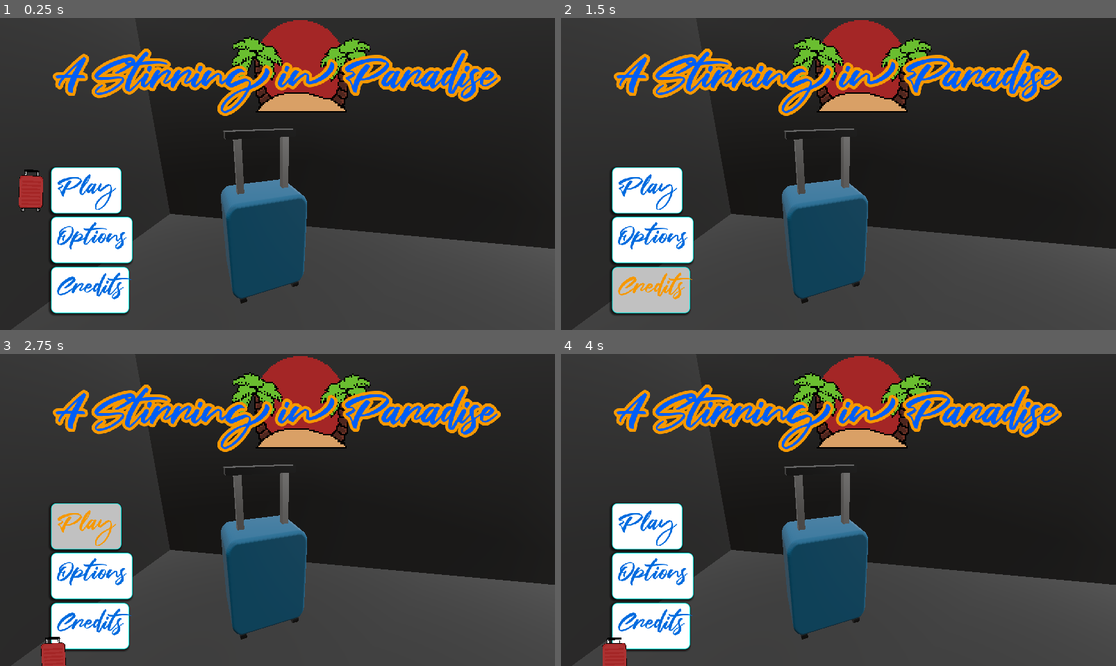
Above: before the commit, frames 1-4 (two rows, left to right).
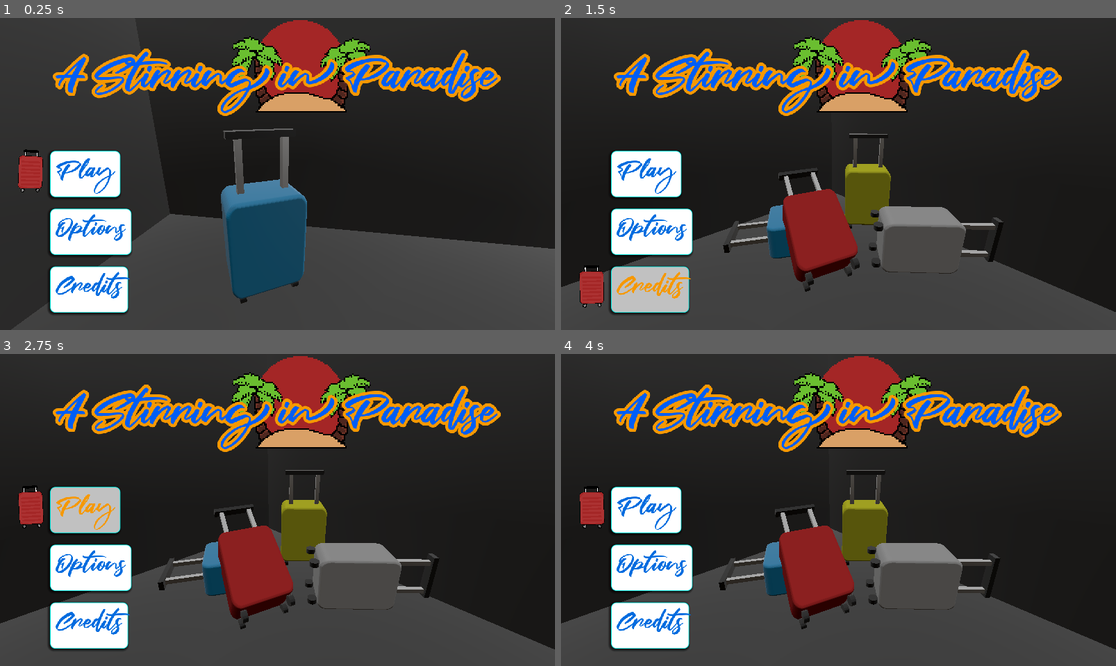
Above: after the commit, the same moments.

Repository: emilyallerdings/gwj81-expedition
Game: Godot game, scene res://Scenes/menu_testing.tscn
The game is run twice, just before and just after one commit, with the same random seed, the same clock (stepped at 60 frames per second) and the same inputs. This scene is started directly instead of the project's main scene.
Inputs (mouse positions are in pixels of both pictures, inside the frame that each line leads up to):
- Up to frame 1 (0.25 s): no input
- Up to frame 2 (1.5 s): click "Options" at 0.5 s; click "Credits" at 1.25 s
- Up to frame 3 (2.75 s): click "Play" at 2 s
- Up to frame 4 (4 s): click "Play" at 2.75 s; tap Enter at 3.5 s; move the mouse to (960, 494) at 3.52 s; hold D (right) from 3.53 s (still down)

The runs differ from the first frame. In frame 1, 4.4% of the frame differs, in the area x 3-24%, y 42-95%; in frame 2, 17%; in frame 3, 18%, in the area x 0-100%, y 35-100%; in frame 4, 18%.

Commit message:
Added camera interpolation between menus and suitcase sfx

Diff:
--- a/Scenes/main.tscn
+++ b/Scenes/main.tscn
@@ -1,9 +1,9 @@
-[gd_scene load_steps=16 format=3 uid="uid://ckjr7lbj1cxxq"]
+[gd_scene load_steps=13 format=3 uid="uid://ckjr7lbj1cxxq"]
 
 [ext_resource type="Script" uid="uid://gavvic7ehdce" path="res://Scripts/main.gd" id="1_jjgbg"]
 [ext_resource type="Material" uid="uid://be84a2c0jteaf" path="res://Materials/side_mat.tres" id="2_8gbba"]
-[ext_resource type="Script" uid="uid://bk7goqj06c30l" path="res://Scripts/player.gd" id="2_bo1nx"]
 [ext_resource type="Script" uid="uid://clhf3pglcbiyf" path="res://Scripts/pillars.gd" id="3_jjvhh"]
+[ext_resource type="PackedScene" uid="uid://hjiekxqvl8nf" path="res://Scenes/player.tscn" id="4_jjvhh"]
 
 [sub_resource type="StandardMaterial3D" id="StandardMaterial3D_7u77a"]
 albedo_color = Color(0.140447, 0.140447, 0.140447, 1)
@@ -34,16 +34,6 @@
 [sub_resource type="StandardMaterial3D" id="StandardMaterial3D_jjvhh"]
 transparency = 1
 albedo_color = Color(1, 1, 1, 0.207843)
-
-[sub_resource type="StandardMaterial3D" id="StandardMaterial3D_jjgbg"]
-albedo_color = Color(0.176419, 0.176419, 0.176419, 1)
-
-[sub_resource type="BoxMesh" id="BoxMesh_bo1nx"]
-material = SubResource("StandardMaterial3D_jjgbg")
-size = Vector3(1, 1, 2)
-
-[sub_resource type="ConvexPolygonShape3D" id="ConvexPolygonShape3D_jjgbg"]
-points = PackedVector3Array(0.5, 0.5, 1, 0.5, -0.5, 1, 0.5, 0.5, -1, -0.5, 0.5, 1, -0.5, -0.5, 1, 0.5, -0.5, -1, -0.5, 0.5, -1, -0.5, -0.5, -1)
 
 [node name="Main" type="Node3D"]
 script = ExtResource("1_jjgbg")
@@ -101,16 +91,7 @@
 current = true
 fov = 80.0
 
-[node name="Player" type="CharacterBody3D" parent="."]
-script = ExtResource("2_bo1nx")
-
-[node name="MeshInstance3D" type="MeshInstance3D" parent="Player"]
-transform = Transform3D(1, 0, 0, 0, 0.965926, -0.258819, 0, 0.258819, 0.965926, 0, 3.9, 0)
-mesh = SubResource("BoxMesh_bo1nx")
-
-[node name="CollisionShape3D" type="CollisionShape3D" parent="Player"]
-transform = Transform3D(1, 0, 0, 0, 0.965926, -0.258819, 0, 0.258819, 0.965926, 0, 3.9, 0)
-shape = SubResource("ConvexPolygonShape3D_jjgbg")
+[node name="Player" parent="." instance=ExtResource("4_jjvhh")]
 
 [node name="DirectionalLight3D" type="DirectionalLight3D" parent="."]
 transform = Transform3D(0.602206, -0.740214, 0.299052, 0.210739, 0.508695, 0.834756, -0.770025, -0.439673, 0.462331, 0, 0, 0)
--- a/Scenes/menu_testing.tscn
+++ b/Scenes/menu_testing.tscn
@@ -33,10 +33,19 @@
 shader_parameter/rotation = 1.49012e-07
 shader_parameter/mouse_screen_pos_test = Vector2(0, 0)
 
+[sub_resource type="StandardMaterial3D" id="StandardMaterial3D_fbgsc"]
+albedo_color = Color(0.552962, 1.35969e-06, 4.81307e-07, 1)
+
+[sub_resource type="StandardMaterial3D" id="StandardMaterial3D_ni8b3"]
+albedo_color = Color(0.620041, 0.620041, 0, 1)
+
+[sub_resource type="StandardMaterial3D" id="StandardMaterial3D_vxmc4"]
+albedo_color = Color(0.521141, 0.521141, 0.521141, 1)
+
 [node name="Main Menu" type="Node3D"]
 script = ExtResource("1_34v3d")
 
-[node name="Camera3D" type="Camera3D" parent="."]
+[node name="Main Menu Camera" type="Camera3D" parent="."]
 transform = Transform3D(-0.815615, -0.17541, 0.551366, 0, 0.952938, 0.303165, -0.578596, 0.247266, -0.77723, 25.7932, 17.8789, 20.6814)
 
 [node name="selectionroom" parent="." instance=ExtResource("1_m6x4c")]
@@ -73,33 +82,45 @@
 vertical_alignment = 1
 
 [node name="Play" type="Button" parent="Main Menu UI"]
-layout_mode = 0
-offset_left = 116.0
-offset_top = 315.0
-offset_right = 242.0
-offset_bottom = 401.0
+layout_mode = 1
+anchors_preset = 4
+anchor_top = 0.5
+anchor_bottom = 0.5
+offset_left = 114.0
+offset_top = -43.0
+offset_right = 240.0
+offset_bottom = 43.0
+grow_vertical = 2
 theme = ExtResource("2_5dbda")
 theme_override_fonts/font = ExtResource("3_ycoxo")
 theme_override_font_sizes/font_size = 50
 text = "Play"
 
 [node name="Options" type="Button" parent="Main Menu UI"]
-layout_mode = 0
-offset_left = 116.0
-offset_top = 418.0
-offset_right = 265.0
-offset_bottom = 504.0
+layout_mode = 1
+anchors_preset = 4
+anchor_top = 0.5
+anchor_bottom = 0.5
+offset_left = 114.0
+offset_top = 77.0
+offset_right = 263.0
+offset_bottom = 163.0
+grow_vertical = 2
 theme = ExtResource("2_5dbda")
 theme_override_fonts/font = ExtResource("3_ycoxo")
 theme_override_font_sizes/font_size = 50
 text = "Options"
 
 [node name="Credits" type="Button" parent="Main Menu UI"]
-layout_mode = 0
-offset_left = 116.0
-offset_top = 522.0
-offset_right = 258.0
-offset_bottom = 608.0
+layout_mode = 1
+anchors_preset = 4
+anchor_top = 0.5
+anchor_bottom = 0.5
+offset_left = 114.0
+offset_top = 197.0
+offset_right = 256.0
+offset_bottom = 283.0
+grow_vertical = 2
 theme = ExtResource("2_5dbda")
 theme_override_fonts/font = ExtResource("3_ycoxo")
 theme_override_font_sizes/font_size = 50
@@ -111,7 +132,7 @@
 scale = Vector2(3, 3)
 texture = ExtResource("4_ycoxo")
 
-[node name="SuitecaseSprite" type="Sprite2D" parent="."]
+[node name="SuitecaseSprite" type="Sprite2D" parent="Main Menu UI"]
 material = SubResource("ShaderMaterial_fbgsc")
 position = Vector2(65, 357)
 scale = Vector2(0.785156, 0.785156)
@@ -120,9 +141,39 @@
 [node name="luggage" parent="." instance=ExtResource("8_vxmc4")]
 transform = Transform3D(0.258819, 0, 0.965926, 0, 1, 0, -0.965926, 0, 0.258819, 18.3622, 3, 33.2047)
 
+[node name="Options Menu" type="Node3D" parent="."]
+
+[node name="luggage2" parent="Options Menu" instance=ExtResource("8_vxmc4")]
+transform = Transform3D(1.13133e-08, 0.258819, 0.965926, 1, -4.37114e-08, 0, 4.2222e-08, 0.965926, -0.258819, -13.0736, 5.31538, -2.23038)
+
+[node name="luggage3" parent="Options Menu" instance=ExtResource("8_vxmc4")]
+transform = Transform3D(0.5, -0.75, 0.433013, 0.836136, 0.548295, -0.0158119, -0.22556, 0.369963, 0.901249, -4.37206, 4.31538, -1.60532)
+
+[node name="Case" parent="Options Menu/luggage3" index="0"]
+surface_material_override/0 = SubResource("StandardMaterial3D_fbgsc")
+
+[node name="luggage4" parent="Options Menu" instance=ExtResource("8_vxmc4")]
+transform = Transform3D(1, 0, 0, 0, 1, 0, 0, 0, 1, -16.4532, 3, -5.76783)
+
+[node name="Case" parent="Options Menu/luggage4" index="0"]
+surface_material_override/0 = SubResource("StandardMaterial3D_ni8b3")
+
+[node name="luggage5" parent="Options Menu" instance=ExtResource("8_vxmc4")]
+transform = Transform3D(1, 0, 0, 0, -4.37114e-08, 1, 0, -1, -4.37114e-08, -8.75903, 6, -5.67985)
+
+[node name="Case" parent="Options Menu/luggage5" index="0"]
+surface_material_override/0 = SubResource("StandardMaterial3D_vxmc4")
+
+[node name="Options Menu Camera" type="Camera3D" parent="Options Menu"]
+transform = Transform3D(-0.0243974, -0.303075, 0.952654, 0, 0.952938, 0.303165, -0.999702, 0.00739644, -0.0232492, 10.6243, 19.6267, -2.90478)
+
 [connection signal="mouse_entered" from="Main Menu UI/Play" to="." method="_on_play_mouse_entered"]
 [connection signal="pressed" from="Main Menu UI/Play" to="." method="_on_play_pressed"]
 [connection signal="mouse_entered" from="Main Menu UI/Options" to="." method="_on_options_mouse_entered"]
 [connection signal="pressed" from="Main Menu UI/Options" to="." method="_on_options_pressed"]
 [connection signal="mouse_entered" from="Main Menu UI/Credits" to="." method="_on_credits_mouse_entered"]
 [connection signal="pressed" from="Main Menu UI/Credits" to="." method="_on_credits_pressed"]
+
+[editable path="Options Menu/luggage3"]
+[editable path="Options Menu/luggage4"]
+[editable path="Options Menu/luggage5"]
--- /dev/null
+++ b/Scenes/player.tscn
@@ -0,0 +1,29 @@
+[gd_scene load_steps=6 format=3 uid="uid://hjiekxqvl8nf"]
+
+[ext_resource type="Script" uid="uid://bk7goqj06c30l" path="res://Scripts/player.gd" id="1_cvnsp"]
+[ext_resource type="PackedScene" uid="uid://c3st1sbq1ewwj" path="res://Scenes/luggage.tscn" id="2_6t5aa"]
+
+[sub_resource type="StandardMaterial3D" id="StandardMaterial3D_jjgbg"]
+albedo_color = Color(0.176419, 0.176419, 0.176419, 1)
+
+[sub_resource type="BoxMesh" id="BoxMesh_bo1nx"]
+material = SubResource("StandardMaterial3D_jjgbg")
+size = Vector3(1, 1, 2)
+
+[sub_resource type="ConvexPolygonShape3D" id="ConvexPolygonShape3D_jjgbg"]
+points = PackedVector3Array(0.5, 0.5, 1, 0.5, -0.5, 1, 0.5, 0.5, -1, -0.5, 0.5, 1, -0.5, -0.5, 1, 0.5, -0.5, -1, -0.5, 0.5, -1, -0.5, -0.5, -1)
+
+[node name="Player" type="CharacterBody3D"]
+script = ExtResource("1_cvnsp")
+
+[node name="MeshInstance3D" type="MeshInstance3D" parent="."]
+transform = Transform3D(1, 0, 0, 0, 0.965926, -0.258819, 0, 0.258819, 0.965926, 0, 3.9, 0)
+visible = false
+mesh = SubResource("BoxMesh_bo1nx")
+
+[node name="CollisionShape3D" type="CollisionShape3D" parent="."]
+transform = Transform3D(1, 0, 0, 0, 0.965926, -0.258819, 0, 0.258819, 0.965926, 0, 3.9, 0)
+shape = SubResource("ConvexPolygonShape3D_jjgbg")
+
+[node name="luggage" parent="." instance=ExtResource("2_6t5aa")]
+transform = Transform3D(-1.09278e-08, 0, -0.25, 0, 0.25, 0, 0.25, 0, -1.09278e-08, 0, 3, 0)
--- a/Scenes/sound_bus.tscn
+++ b/Scenes/sound_bus.tscn
@@ -1,8 +1,9 @@
-[gd_scene load_steps=4 format=3 uid="uid://dqxl7brt3g1wi"]
+[gd_scene load_steps=5 format=3 uid="uid://dqxl7brt3g1wi"]
 
 [ext_resource type="Script" uid="uid://bijmlxakyblxw" path="res://Scripts/sound_bus.gd" id="1_oofcd"]
 [ext_resource type="AudioStream" uid="uid://c3ynucxb1maka" path="res://Sounds/airport_ambience_with_planes.ogg" id="2_otb3e"]
 [ext_resource type="AudioStream" uid="uid://cx1e1cs24em1k" path="res://Sounds/airport_button.ogg" id="3_otb3e"]
+[ext_resource type="AudioStream" uid="uid://bbiieojf6d6te" path="res://Sounds/luggage_rolling.ogg" id="4_yghvr"]
 
 [node name="SoundBus" type="Node"]
 script = ExtResource("1_oofcd")
@@ -14,3 +15,7 @@
 [node name="Button" type="AudioStreamPlayer" parent="."]
 stream = ExtResource("3_otb3e")
 volume_db = -5.0
+
+[node name="Rolling Suitcase" type="AudioStreamPlayer" parent="."]
+stream = ExtResource("4_yghvr")
+volume_db = -5.0
--- a/Scripts/main_menu.gd
+++ b/Scripts/main_menu.gd
@@ -1,28 +1,60 @@
 extends Node3D
+
+#region menus
+@onready var main_menu_ui = $"Main Menu UI"
+@onready var main_menu_camera = $"Main Menu Camera"
+@onready var options_menu_camera = $"Options Menu/Options Menu Camera"
+#endregion
 
 @onready var play = $"Main Menu UI/Play"
 @onready var options = $"Main Menu UI/Options"
 @onready var credits = $"Main Menu UI/Credits"
-@onready var suitecase_sprite = $SuitecaseSprite
+@onready var suitecase_sprite = $"Main Menu UI/SuitecaseSprite"
 
-func _ready():
+var is_lerping_to_options := false
+var transition_speed := 5.0
+
+func _ready() -> void:
 	SoundBus.airport_ambience.play()
+	suitecase_sprite.position = Vector2(play.position.x - 50.0, play.position.y + 35.0)
 
+func _process(delta: float) -> void:
+	lerp_camera(delta)
 
-func _on_play_pressed():
+func lerp_camera(delta: float) -> void:
+	if is_lerping_to_options and main_menu_camera:
+		# Interpolate position
+		var target_pos = options_menu_camera.global_transform.origin
+		var new_pos = main_menu_camera.global_transform.origin.lerp(target_pos, delta * transition_speed)  # adjust speed
+
+		# Interpolate rotation (using basis slerp)
+		var target_basis = options_menu_camera.global_transform.basis
+		var new_basis = main_menu_camera.global_transform.basis.slerp(target_basis, delta * transition_speed)
+
+		# Apply new transform
+		main_menu_camera.global_transform = Transform3D(new_basis, new_pos)
+
+		# Stop lerping when close enough
+		if main_menu_camera.global_transform.origin.distance_to(target_pos) < 0.1:
+			is_lerping_to_options = false
+			options_menu_camera.make_current()
+
+func _on_play_pressed() -> void:
 	SoundBus.button.play()
 
-func _on_options_pressed():
+func _on_options_pressed() -> void:
+	SoundBus.button.play()
+	is_lerping_to_options = true
+
+func _on_credits_pressed() -> void:
 	SoundBus.button.play()
 
-func _on_credits_pressed():
-	SoundBus.button.play()
+func _on_play_mouse_entered() -> void:
+	print(play.position)
+	suitecase_sprite.position = Vector2(play.position.x - 50.0, play.position.y + 35.0)
 
-func _on_play_mouse_entered():
-	suitecase_sprite.position = play.position + Vector2(-5.0, play.position.y)
+func _on_options_mouse_entered() -> void:
+	suitecase_sprite.position = Vector2(options.position.x - 50.0, options.position.y + 35.0)
 
-func _on_options_mouse_entered():
-	suitecase_sprite.position = options.position + Vector2(-5.0, options.position.y)
-
-func _on_credits_mouse_entered():
-	suitecase_sprite.position = credits.position + Vector2(-5.0, credits.position.y)
+func _on_credits_mouse_entered() -> void:
+	suitecase_sprite.position = Vector2(credits.position.x - 50.0, credits.position.y + 35.0)
--- a/Scripts/player.gd
+++ b/Scripts/player.gd
@@ -9,6 +9,7 @@
 
 var forward_direction: Vector3 = Vector3(0,0,1)
 var target_velocity: Vector3 = Vector3.ZERO
+var speed_threshold: float = 0.1
 
 # Called when the node enters the scene tree for the first time.
 func _ready() -> void:
@@ -55,4 +56,14 @@
 	print(velocity)
 
 	# Move the luggage
+
+	play_wheel_sound()
 	move_and_slide()
+
+func play_wheel_sound() -> void:
+	if velocity.length() > speed_threshold:
+		if not SoundBus.rolling_suitcase.playing:
+			SoundBus.rolling_suitcase.play()
+	else:
+		if SoundBus.rolling_suitcase.playing:
+			SoundBus.rolling_suitcase.stop()
--- a/Scripts/sound_bus.gd
+++ b/Scripts/sound_bus.gd
@@ -2,3 +2,4 @@
 
 @onready var airport_ambience = $"Airport Ambience"
 @onready var button = $Button
+@onready var rolling_suitcase = $"Rolling Suitcase"
Not shown: 1 places in Scenes/menu_testing.tscn that only renumber resources
Not shown, added: Sounds/luggage_rolling.ogg.import
Not shown, added: Sounds/luggage_rolling.ogg
